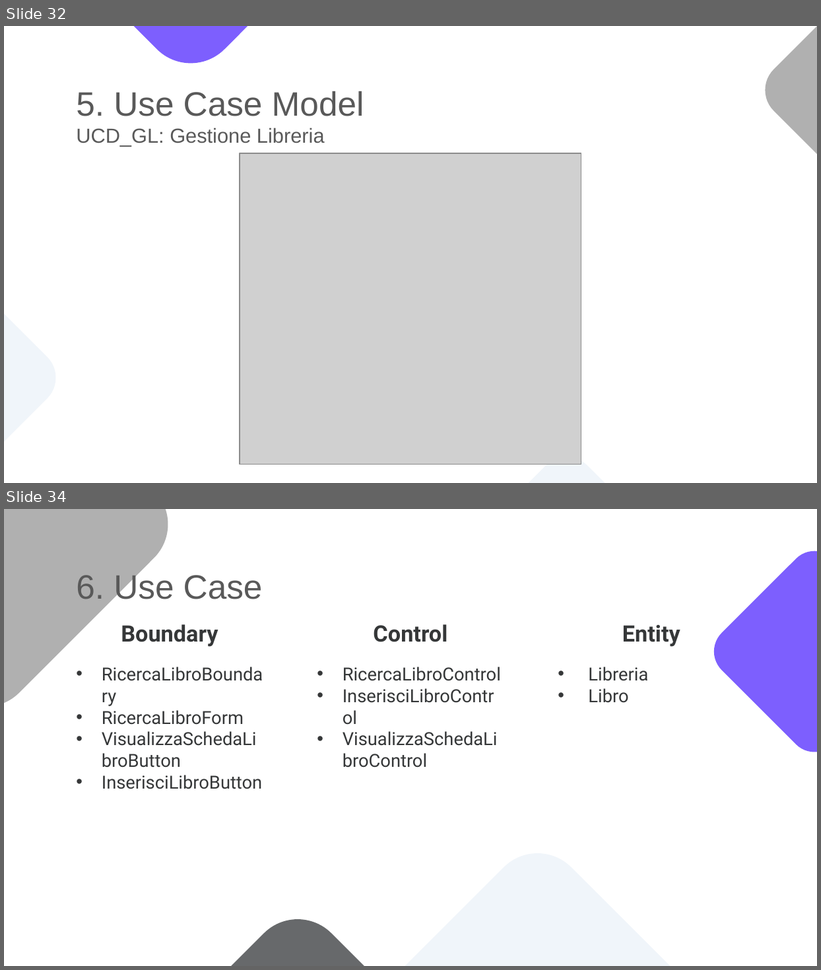
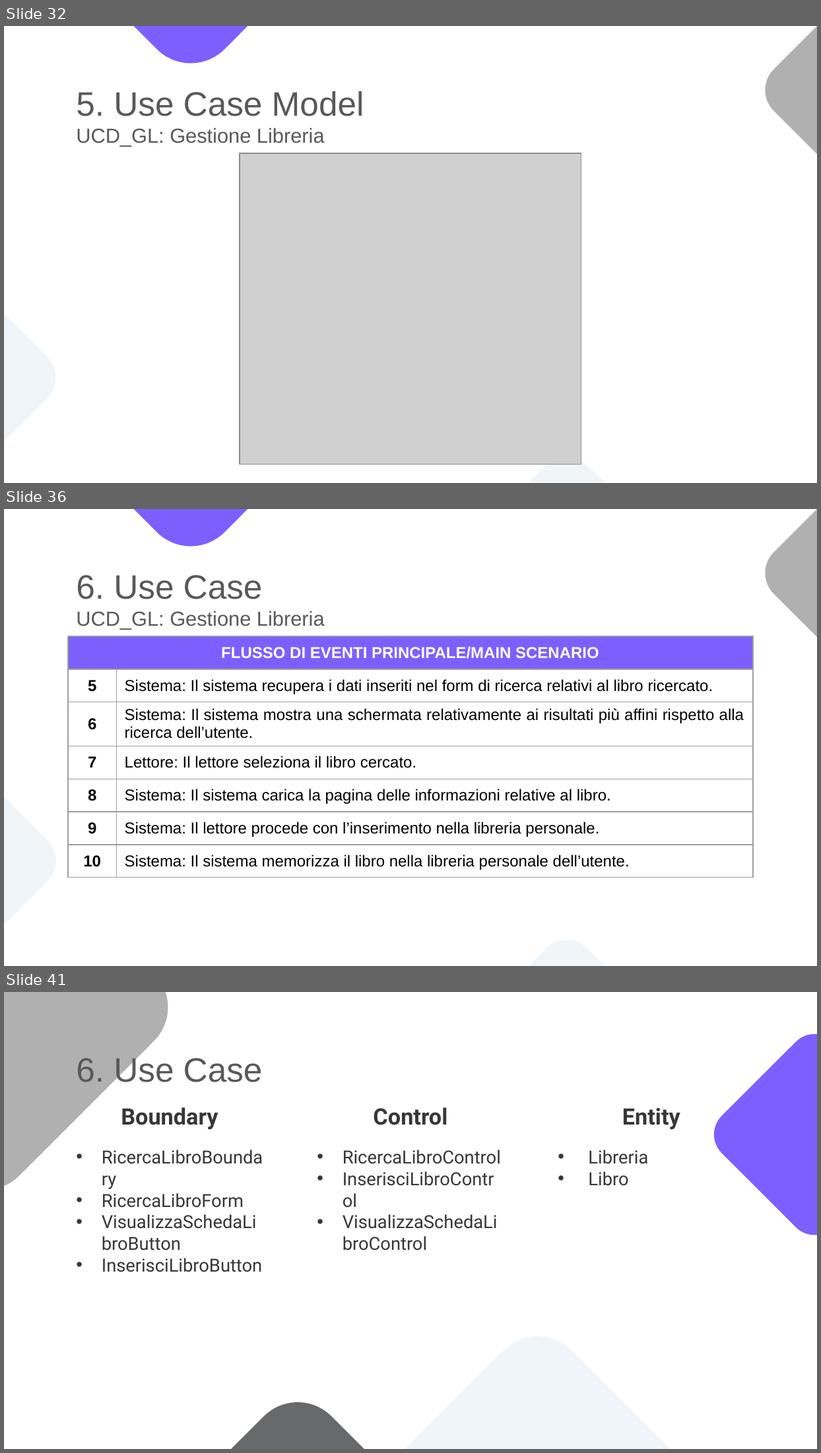
Before and after one commit to notjuary/Bookster_Classe03, a slide deck: DOC/Presentazione.pptx. Shown one above the other, each under a label of ours: slides 32 and 34 before the commit, slides 32, 36 and 41 after it; the slides between them are not shown. The pictures are 821x970 and 821x1453 pixels, drawn with LibreOffice and Linux fonts; fonts in the diff are those of the drawing; grey boxes stand for pictures. Boxes give left, top, right and bottom in pixels: in the first picture for what was removed or moved away, otherwise in the second. Text is boxed around its words. In the diff, an @@ line names an element or a change of style, - is before the commit and + after.

```diff
--- a/DOC/Presentazione.pptx
+++ b/DOC/Presentazione.pptx
@@ slide 36 added at (4, 509, 817, 966), background #FFFFFF; not listed: 4 template elements that a slide beside it also shows @@
@@ title added at (76, 575, 325, 630), 18 pt, text #595959 @@
+6. Use Case
+UCD_GL: Gestione Libreria
@@ table added at (68, 636, 754, 881), 7 rows, 2 columns @@
+FLUSSO DI EVENTI PRINCIPALE/MAIN SCENARIO | 
+5 | Sistema: Il sistema recupera i dati inseriti nel form di ricerca relativi al libro ricercato.
+6 | Sistema: Il sistema mostra una schermata relativamente ai risultati più affini rispetto alla ricerca dell’utente.
+7 | Lettore: Il lettore seleziona il libro cercato.
+8 | Sistema: Il sistema carica la pagina delle informazioni relative al libro.
+9 | Sistema: Il lettore procede con l’inserimento nella libreria personale.
+10 | Sistema: Il sistema memorizza il libro nella libreria personale dell’utente.
@@ what was slide 34 is now slide 41 @@
```
Also in this commit, not shown: 18 slides changed, 13 other slides added, 3 slides removed.
